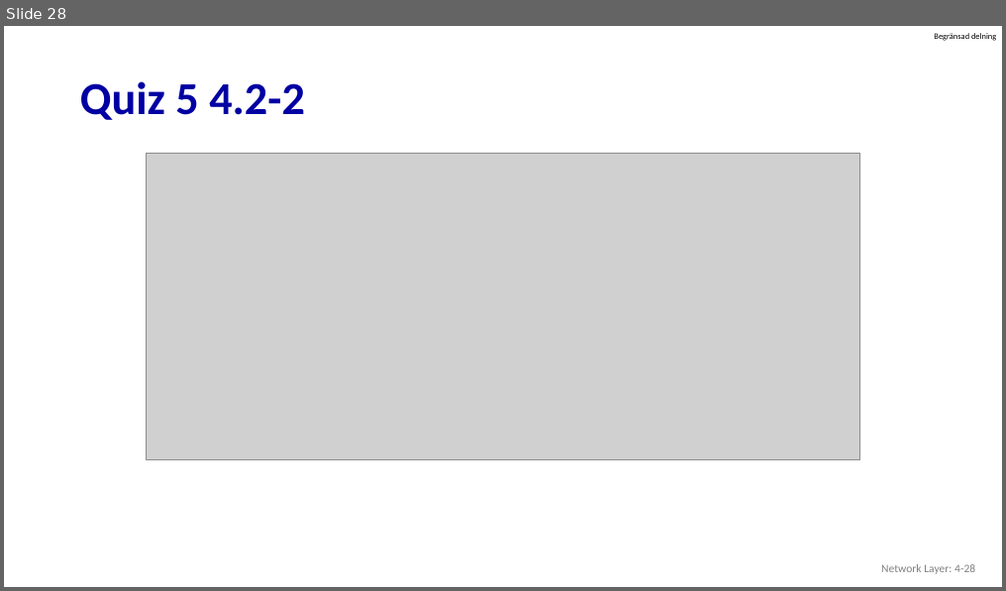
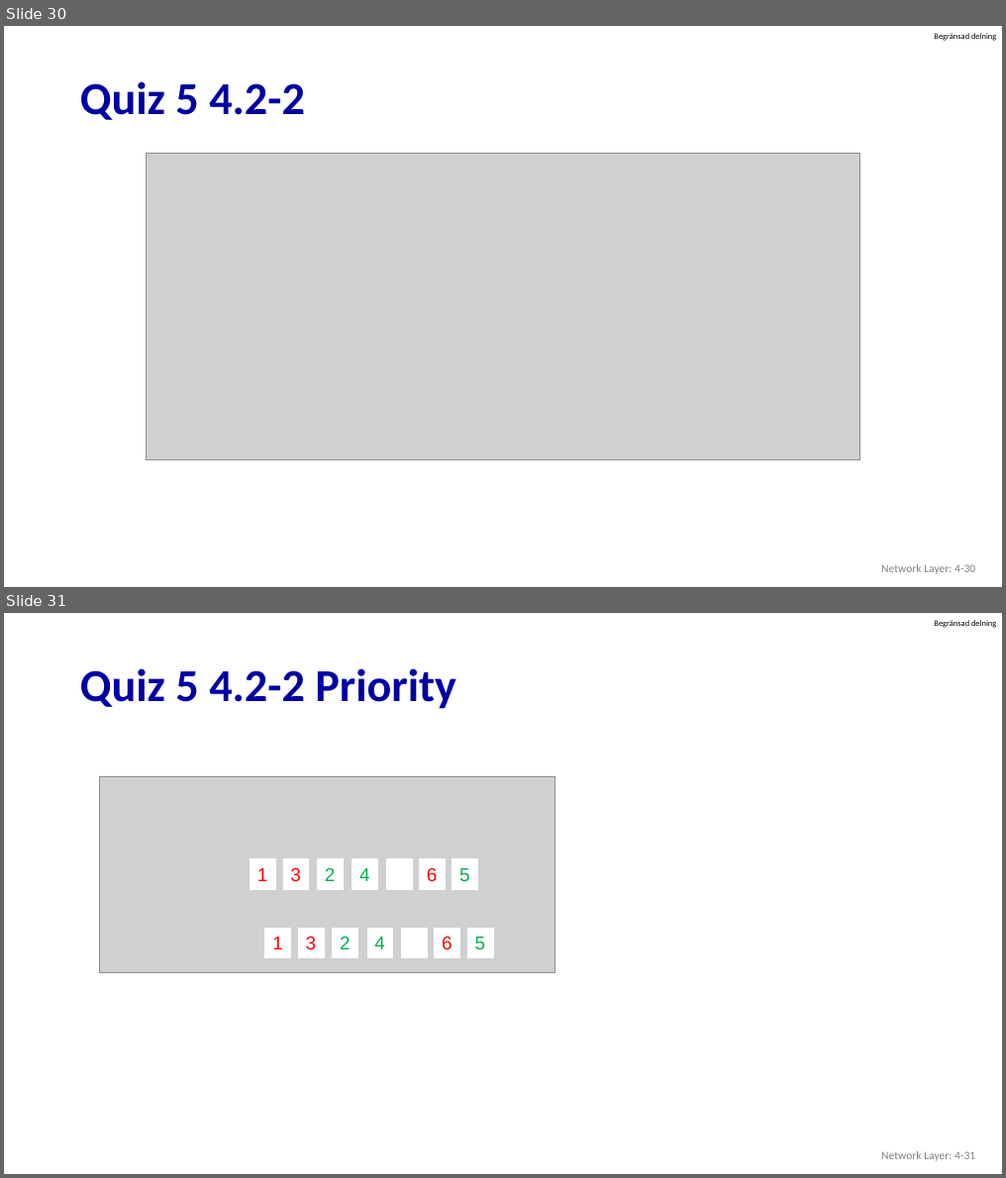
Before and after one commit to guhofstra/CSC175, a slide deck: PPTs/Quiz/Quiz Questions.pptx. Shown one above the other, each under a label of ours: slide 28 before the commit, slides 30 and 31 after it. The pictures are 1006x591 and 1006x1178 pixels, drawn with LibreOffice and Linux fonts; fonts in the diff are those of the drawing; grey boxes stand for pictures. Boxes give left, top, right and bottom in pixels: in the first picture for what was removed or moved away, otherwise in the second. Text is boxed around its words. In the diff, an @@ line names an element or a change of style, - is before the commit and + after.

```diff
--- a/PPTs/Quiz/Quiz Questions.pptx
+++ b/PPTs/Quiz/Quiz Questions.pptx
@@ slide 31 added at (4,613,1002,1174), background #FFFFFF; not listed: 1 template element that a slide beside it also shows @@
@@ title added at (80,668,456,709), 44 pt, text #0000A3, bold @@
+Quiz 5 4.2-2 Priority
@@ picture added at (99,776,555,972) @@
@@ rectangle added at (251,860,275,889), fill #FFFFFF, outline #FFFFFF 0.75 pt, 18 pt, text #FF0000 @@
+1
@@ rectangle added at (283,860,309,889), fill #FFFFFF, outline #FFFFFF 0.75 pt, 18 pt, text #FF0000 @@
+3
@@ rectangle added at (318,860,344,889), fill #FFFFFF, outline #FFFFFF 0.75 pt, 18 pt, text #00B050 @@
+2
@@ rectangle added at (352,860,377,889), fill #FFFFFF, outline #FFFFFF 0.75 pt, 18 pt, text #00B050 @@
+4
@@ rectangle added at (386,860,412,889), fill #FFFFFF, outline #FFFFFF 0.75 pt @@
@@ rectangle added at (420,860,445,889), fill #FFFFFF, outline #FFFFFF 0.75 pt, 18 pt, text #FF0000 @@
+6
@@ rectangle added at (452,860,478,889), fill #FFFFFF, outline #FFFFFF 0.75 pt, 18 pt, text #00B050 @@
+5
@@ rectangle added at (265,928,291,959), fill #FFFFFF, outline #FFFFFF 0.75 pt, 18 pt, text #FF0000 @@
+1
@@ rectangle added at (298,928,324,959), fill #FFFFFF, outline #FFFFFF 0.75 pt, 18 pt, text #FF0000 @@
+3
@@ rectangle added at (333,928,358,959), fill #FFFFFF, outline #FFFFFF 0.75 pt, 18 pt, text #00B050 @@
+2
@@ rectangle added at (367,928,392,959), fill #FFFFFF, outline #FFFFFF 0.75 pt, 18 pt, text #00B050 @@
+4
@@ rectangle added at (402,928,427,959), fill #FFFFFF, outline #FFFFFF 0.75 pt @@
@@ rectangle added at (435,928,460,959), fill #FFFFFF, outline #FFFFFF 0.75 pt, 18 pt, text #FF0000 @@
+6
@@ rectangle added at (467,928,493,959), fill #FFFFFF, outline #FFFFFF 0.75 pt, 18 pt, text #00B050 @@
+5
@@ text added at (881,1152,975,1161), 11 pt, text #808080 @@
+Network Layer: 4-31
@@ what was slide 28 is now slide 30 @@
@@ text at (881,565,975,574): text changed @@
-Network Layer: 4-28
+Network Layer: 4-30
```
Also in this commit, not shown: 9 slides changed, 3 other slides added.
